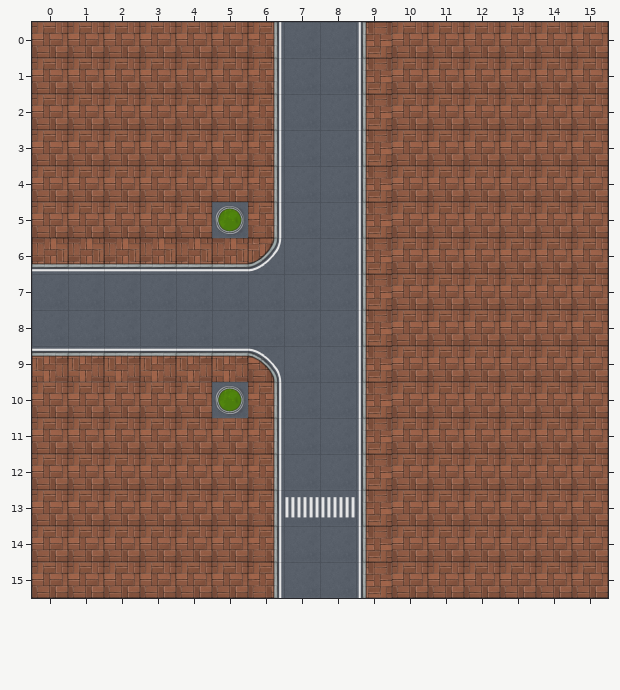
Two versions of a level (Tiled map, left2.tmx). Above: the version before the commit.
Cells are 256x256 px. Shown: x 0..15, y 0..15.
After the commit:
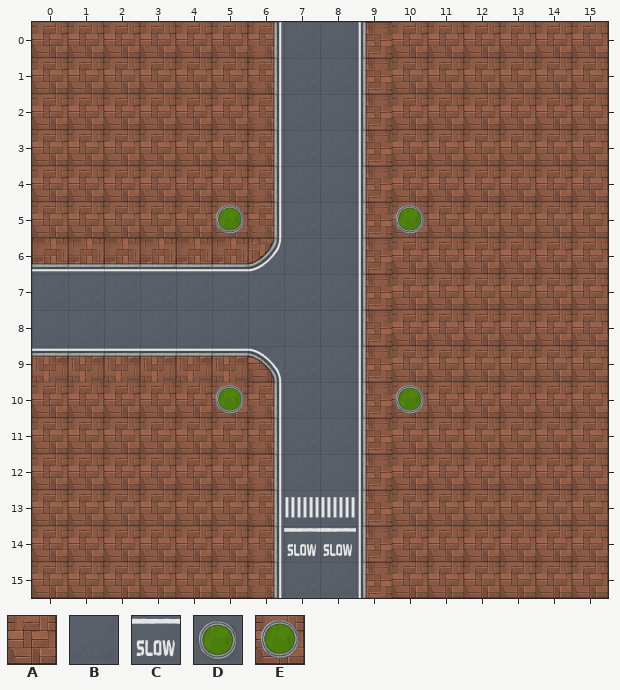
Key: from "city": A 55 "block_01", B 64 "block_05", C 70 "block_11", D 73 "block_14", E 75 "block_16".
_ is an empty cell, . an unchanged one.
Diff:
--- layer "Слой тайлов 1"
@@ x 5..10 @@
- 5 D....A
+ 5 E....E
@@ x 5..10 @@
-10 D....A
+10 E....E
@@ x 7..8 @@
-14 BB
+14 CC
